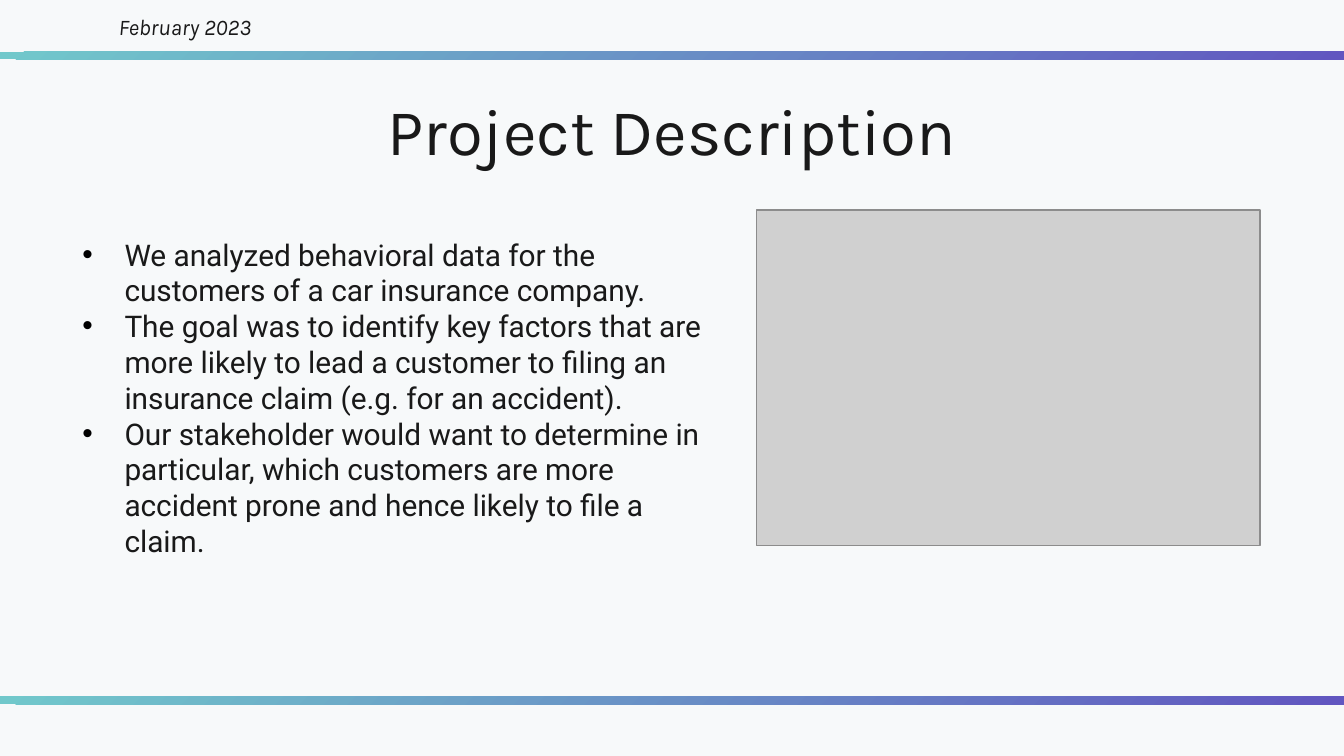
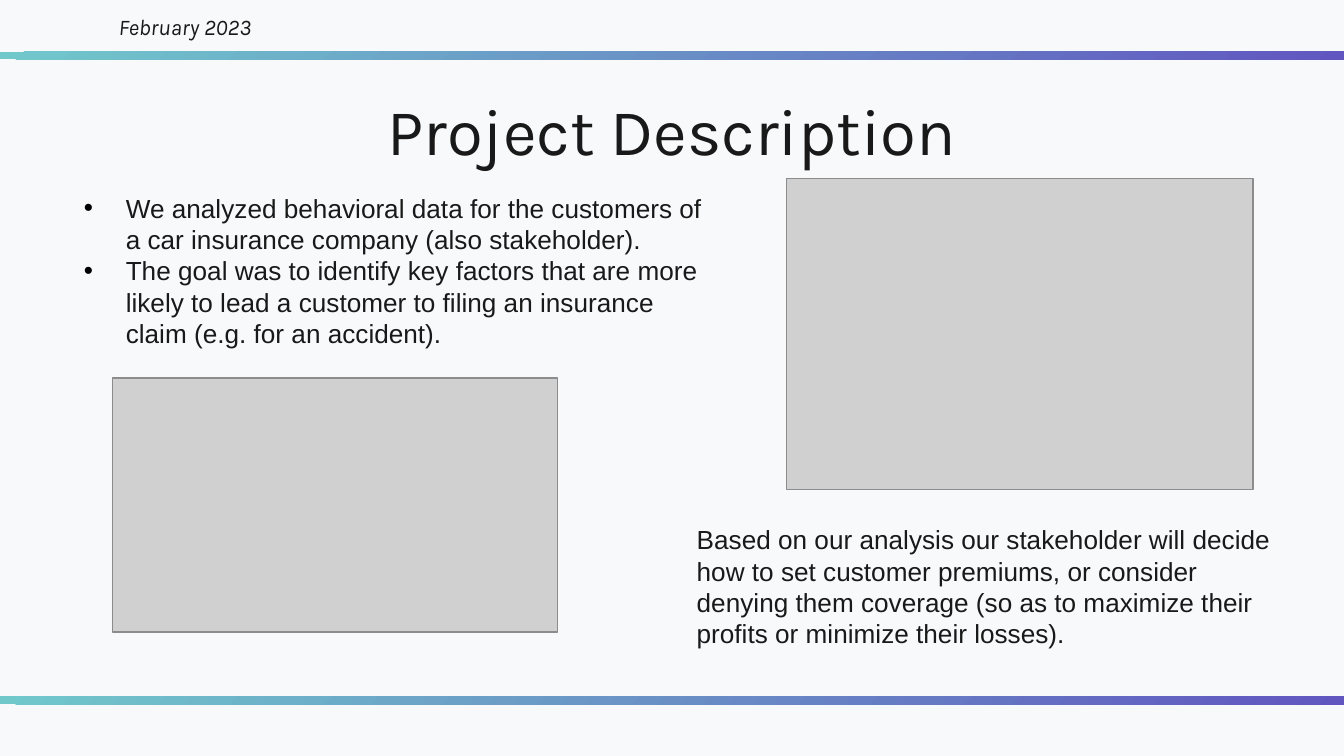
Before and after one commit to Numann-Malik/Auto-Insurance-Claims, a slide deck: slide 3 of Car Insurance - Numann Malik.pptx (slide 2 before the commit). Drawn at 1344x756 pixels with LibreOffice and Linux fonts; fonts in the diff are those of the drawing; grey boxes stand for pictures. Boxes give left, top, right and bottom in pixels: in the first picture for what was removed or moved away, otherwise in the second. Text is boxed around its words. In the diff, an @@ line names an element or a change of style, - is before the commit and + after.

```diff
--- a/Car Insurance - Numann Malik.pptx
+++ b/Car Insurance - Numann Malik.pptx
@@ text "We analyzed behavioral data for ...": place and size @@
-text "We analyzed behavioral data for ..." at [125,243,701,553]
+text "We analyzed behavioral data for ..." at [126,199,701,349]
@@ picture: place and size @@
-picture at [757,210,1261,546]
+picture at [786,179,1253,489]
@@ text at [126,199,701,255]: text changed; size 16 to 14 pt; font Roboto to Arial @@
-• We analyzed behavioral data for the customers of a car insurance company.
+• We analyzed behavioral data for the customers of a car insurance company (also stakeholder).
@@ text at [126,261,698,349]: size 16 to 14 pt, font Roboto to Arial in "The goal was to identify key factors ..." @@
@@ picture added at [113,378,558,632] @@
@@ text at [125,422,700,553]: paragraph removed @@
-• Our stakeholder would want to determine in particular, which customers are more accident prone and hence likely to file a claim.
@@ text added at [697,530,1270,649], 14 pt, text #191919 @@
+Based on our analysis our stakeholder will decide how to set customer premiums, or consider denying them coverage (so as to maximize their profits or minimize their losses).
```
Also in this commit, not shown: 3 other slides changed, 1 slide added, 3 slides removed, 2 other files.
